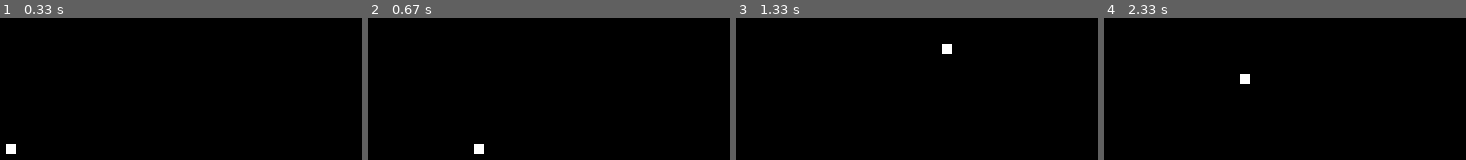
Above: before the commit, frames 1-4 (left to right).
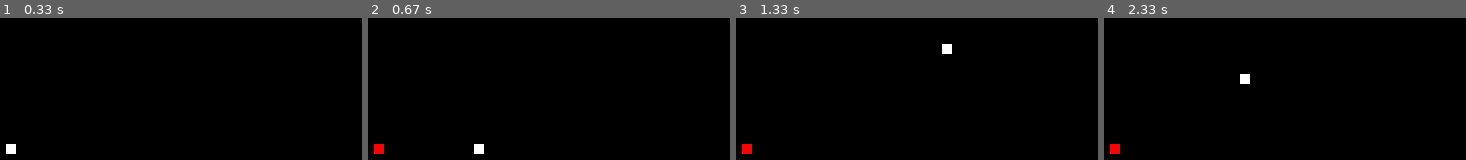
Above: after the commit, the same moments.

Repository: bitmap357/Pygame_Snake
Game: pygame game, started from Snake Game.py
Two runs of this game, one before a commit and one after it. Both use one fixed random seed, a clock stepped at 60 frames per second and the inputs below.
Inputs:
- Up to frame 1 (0.33 s): no input
- Up to frame 2 (0.67 s): hold Right from 0.33 s (still down)
- Up to frame 3 (1.33 s): release Right at 0.8 s; hold Up 0.83-1.13 s; hold Right from 1.17 s (still down)
- Up to frame 4 (2.33 s): release Right at 1.63 s; hold Left 1.67-2.2 s; hold Down from 2.23 s (still down)

Frame 1 is identical in both runs. In frame 2, 0.2% of the frame differs, in the area x 1-5%, y 88-96%; in frame 3, 0.2%; in frame 4, 0.2%.

Commit message:
adding food

Diff:
--- a/Snake Game.py
+++ b/Snake Game.py
@@ -10,6 +10,7 @@
 
 white = (255, 255, 255)
 black = (0, 0, 0)
+red = (255, 0, 0)
 
 game_over = False
 
@@ -50,6 +51,7 @@
 
     window.fill(black)
 
+    pygame.draw.rect(window, red, [400, 300, 10, 10])
     pygame.draw.rect(window, white, [x1, y1, 10, 10])
     pygame.display.update()
     clock.tick(30)
